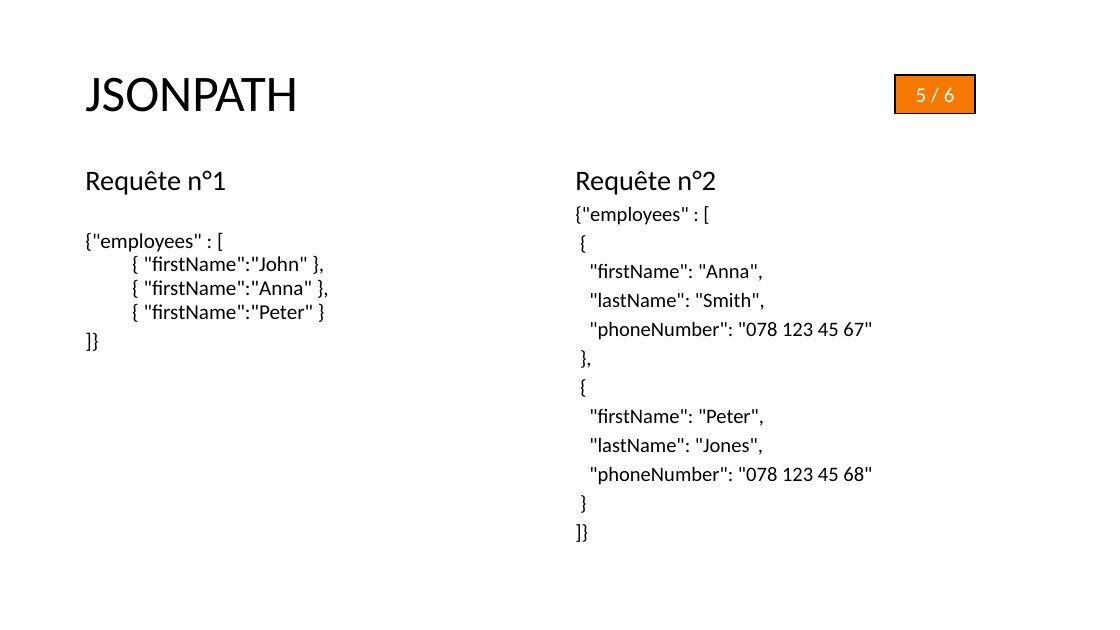
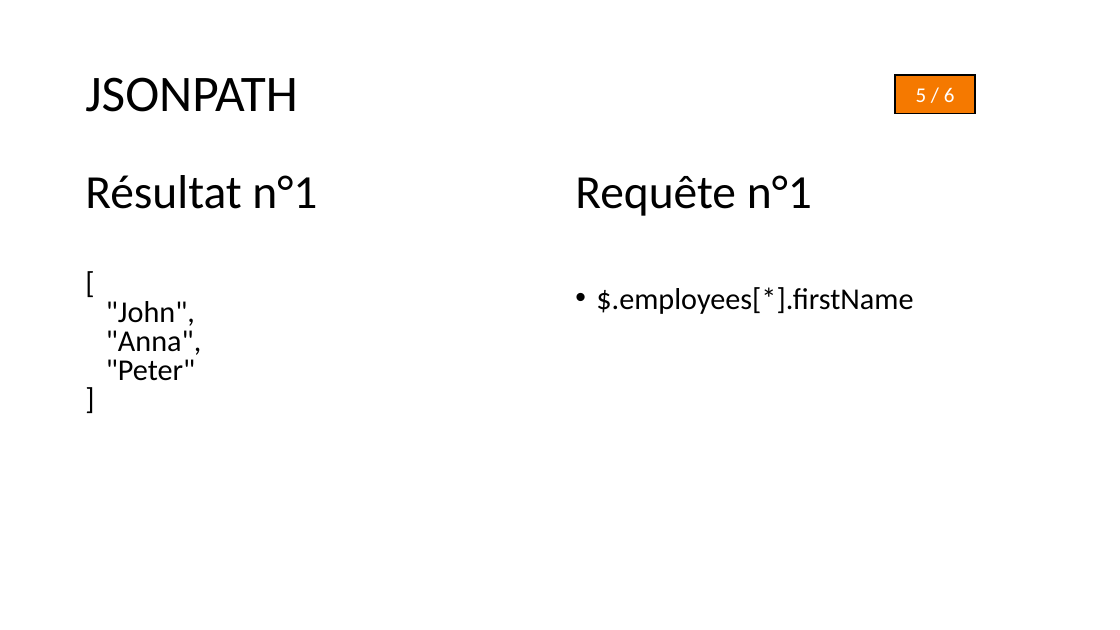
Before and after one commit to JuanitoLe/XML1, a slide deck: slide 13 of Présentation/XML_VS_JSON.pptx. Drawn at 1120x630 pixels with LibreOffice and Linux fonts; fonts in the diff are those of the drawing. Boxes give left, top, right and bottom in pixels: in the first picture for what was removed or moved away, otherwise in the second. Text is boxed around its words. In the diff, an @@ line names an element or a change of style, - is before the commit and + after.

Commit message:
updating
updating

```diff
--- a/Présentation/XML_VS_JSON.pptx
+++ b/Présentation/XML_VS_JSON.pptx
@@ text at (85,175,317,381): text changed; size 18.2 to 25.9 pt @@
-Requête n°1
-{"employees" : [
-  { "firstName":"John" },
-  { "firstName":"Anna" },
-  { "firstName":"Peter" }
-]}
+Résultat n°1
+[
+"John",
+"Anna",
+"Peter"
+]
@@ text at (575,175,913,314): text changed; size 17.6 to 25.9 pt @@
-Requête n°2
-{"employees" : [
-{
-"firstName": "Anna",
-"lastName": "Smith",
-"phoneNumber": "078 123 45 67"
-},
-{
-"firstName": "Peter",
-"lastName": "Jones",
-"phoneNumber": "078 123 45 68"
-}
-]}
+Requête n°1
+• $.employees[*].firstName
```
Also in this commit, not shown: 5 other slides changed.
